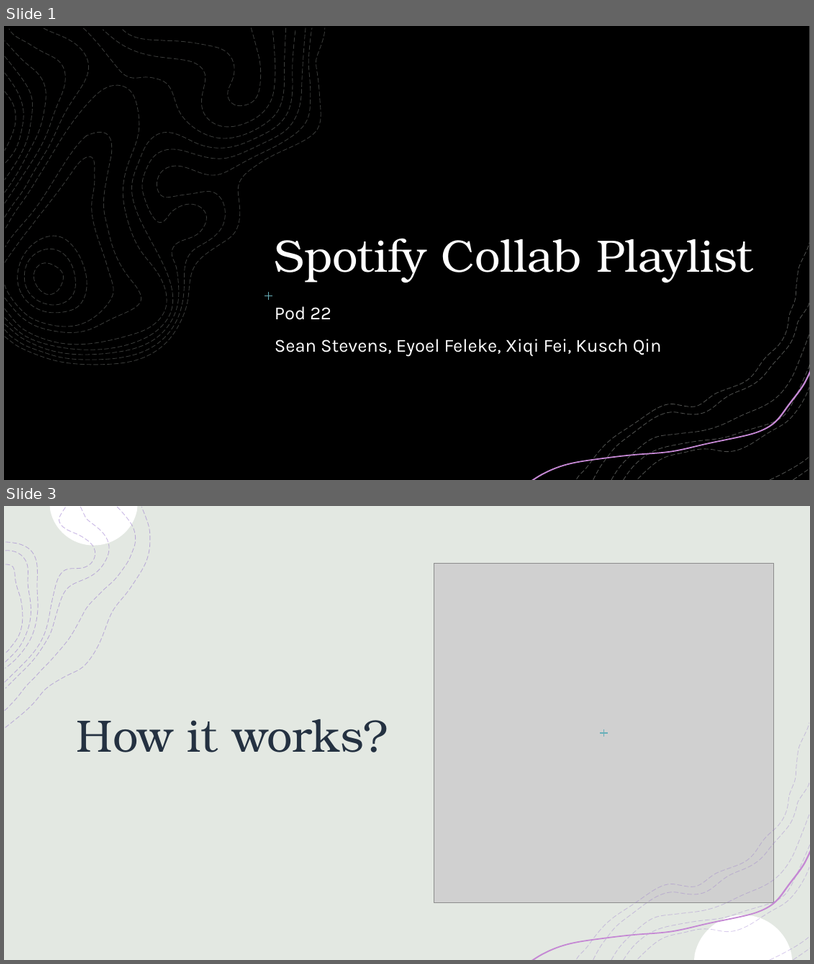
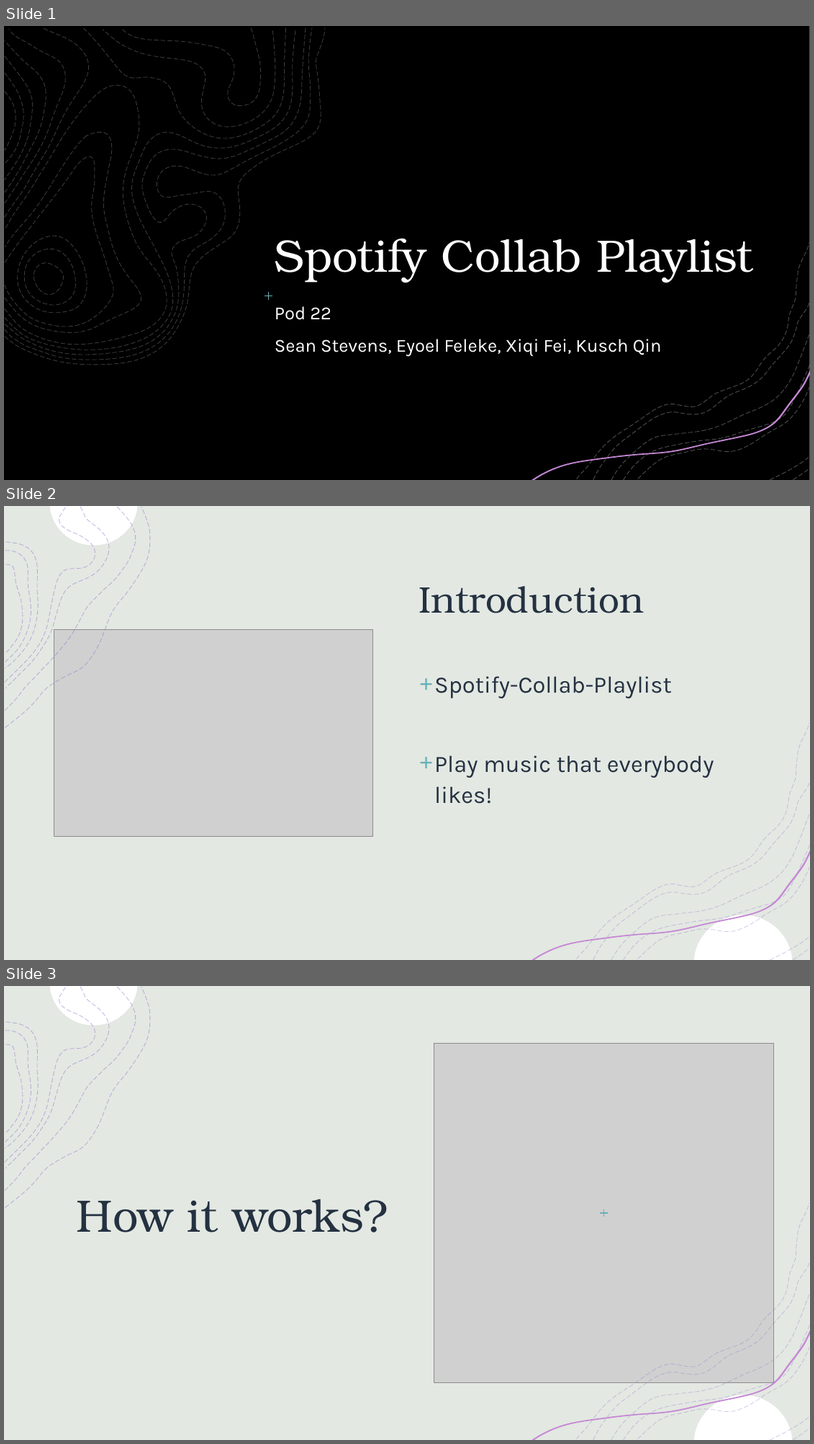
Before and after one commit to seanmstevens/Collabify, a slide deck: FinalPre.pptx. Shown one above the other, each under a label of ours: slides 1 and 3 before the commit, slides 1, 2 and 3 after it; the slides between them are not shown. The pictures are 814x964 and 814x1444 pixels, drawn with LibreOffice and Linux fonts; fonts in the diff are those of the drawing; grey boxes stand for pictures; background and template pictures are left out; a plain dark background stands for a picture behind light text. Boxes give left, top, right and bottom in pixels: in the first picture for what was removed or moved away, otherwise in the second. Text is boxed around its words. In the diff, an @@ line names an element or a change of style, - is before the commit and + after.

```diff
--- a/FinalPre.pptx
+++ b/FinalPre.pptx
@@ slide 2 added at box(4, 506, 810, 960), background #FFFFFF; not listed: 10 template elements that a slide beside it also shows @@
@@ rectangle added at box(4, 506, 810, 960), fill #FFFFFF, outline #F2F2F2 1 pt @@
@@ rectangle added at box(4, 506, 810, 960), fill #E3E8E2 @@
@@ group added at box(5, 506, 150, 728): 8 freeform shapes @@
@@ title added at box(419, 586, 644, 613), 44 pt, text #243141 @@
+Introduction
@@ picture added at box(54, 629, 373, 836) @@
@@ text added at box(435, 676, 715, 803), 28 pt, text #243141 @@
++ Spotify-Collab-Playlist
++ Play music that everybody likes!
@@ group added at box(532, 723, 810, 960): 9 freeform shapes @@
```
Also in this commit, not shown: 1 slide removed.
